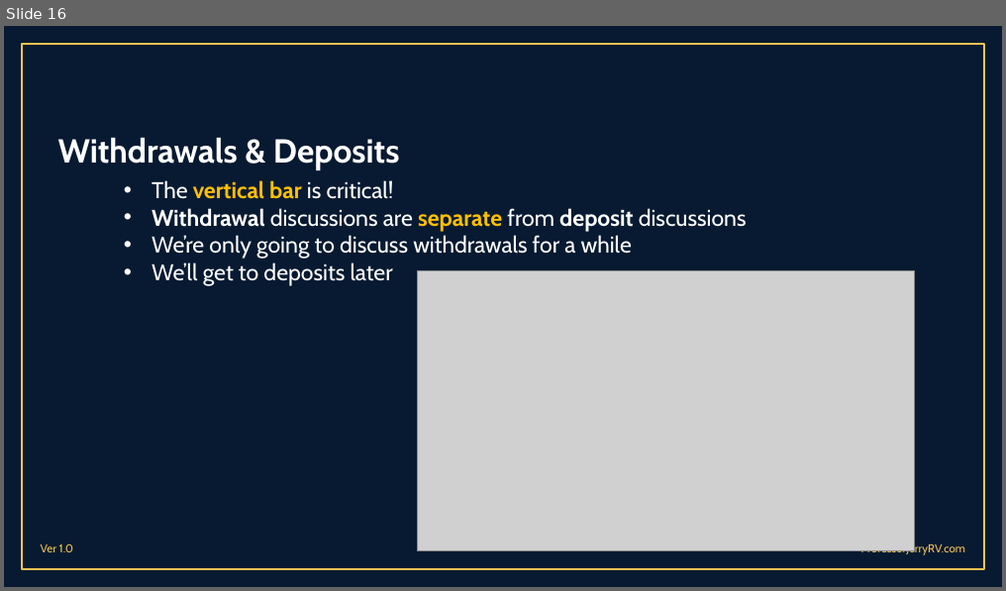
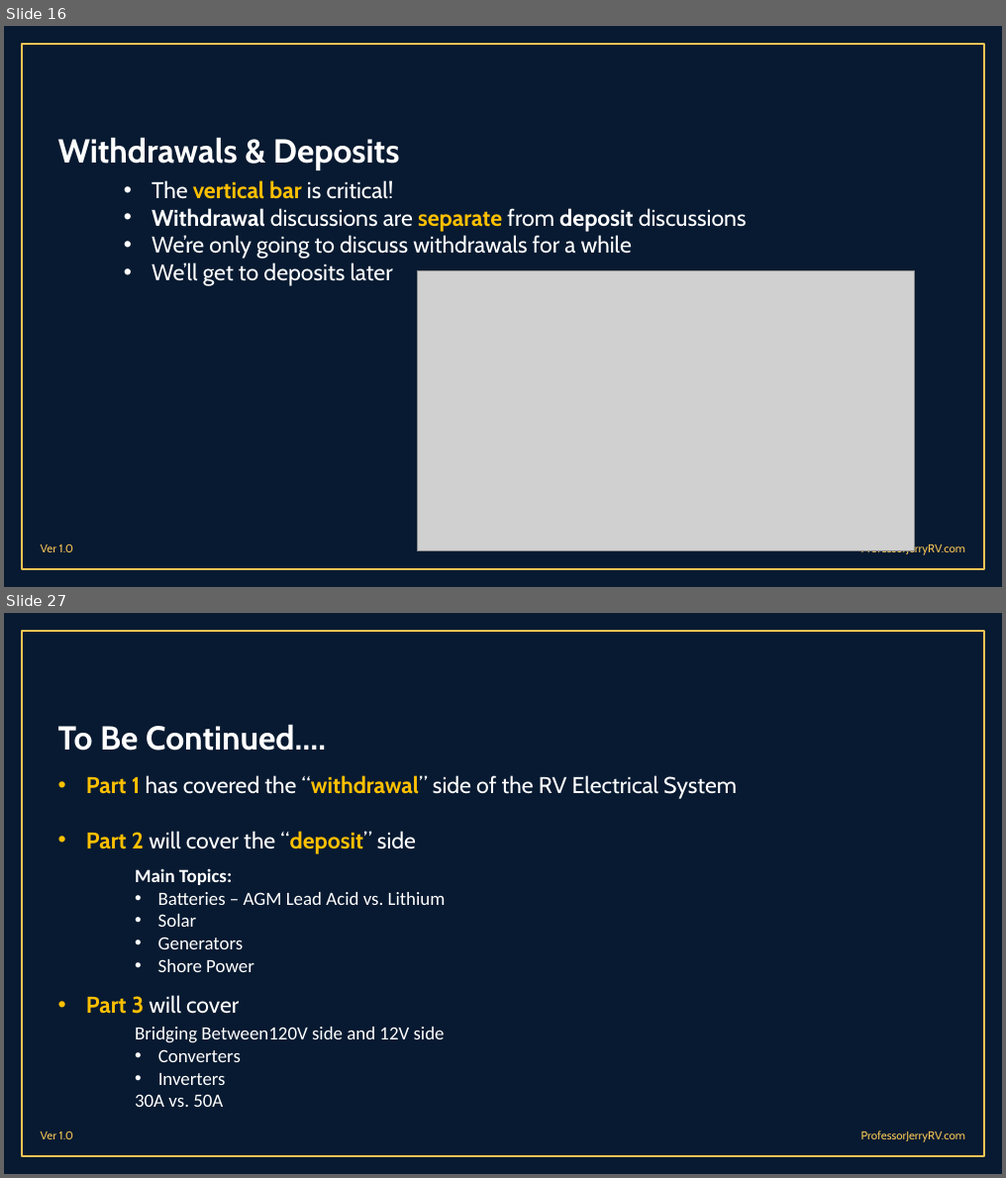
Before and after one commit to malcolmbss/ProfessorJerryRV, a slide deck: Presentations/RV Electrical Systems 101 - Part 1.pptx. Shown one above the other, each under a label of ours: slide 16 before the commit, slides 16 and 27 after it; the slides between them are not shown. The pictures are 1006x591 and 1006x1178 pixels, drawn with LibreOffice and Linux fonts; fonts in the diff are those of the drawing; grey boxes stand for pictures; background and template pictures are left out. Boxes give left, top, right and bottom in pixels: in the first picture for what was removed or moved away, otherwise in the second. Text is boxed around its words. In the diff, an @@ line names an element or a change of style, - is before the commit and + after.

Commit message:
1st Draft of PPT Part 1 Complete

```diff
--- a/Presentations/RV Electrical Systems 101 - Part 1.pptx
+++ b/Presentations/RV Electrical Systems 101 - Part 1.pptx
@@ slide 27 added at (x1=4, y1=613, x2=1002, y2=1174), background #081A31; not listed: 3 template elements that a slide beside it also shows @@
@@ title added at (x1=58, y1=724, x2=326, y2=751), 32 pt, text #FFFFFF, bold @@
+To Be Continued….
@@ text added at (x1=86, y1=775, x2=737, y2=1014), 22 pt, text #FFFFFF @@
+• Part 1 has covered the “withdrawal” side of the RV Electrical System
+• Part 2 will cover the “deposit” side
+• Part 3 will cover
@@ text added at (x1=135, y1=869, x2=446, y2=972), 18 pt, text #FFFFFF @@
+Main Topics:
+• Batteries – AGM Lead Acid vs. Lithium
+• Solar
+• Generators
+• Shore Power
@@ text added at (x1=135, y1=1027, x2=445, y2=1107), 18 pt, text #FFFFFF @@
+Bridging Between120V side and 12V side
+• Converters
+• Inverters
+30A vs. 50A
```
Also in this commit, not shown: 2 slides changed, 10 other slides added, 7 other files.
